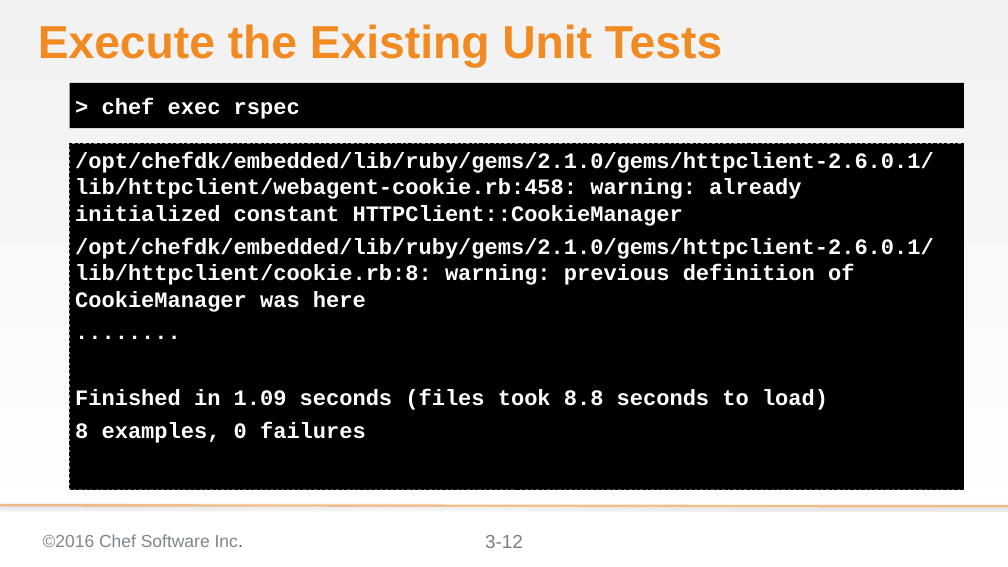
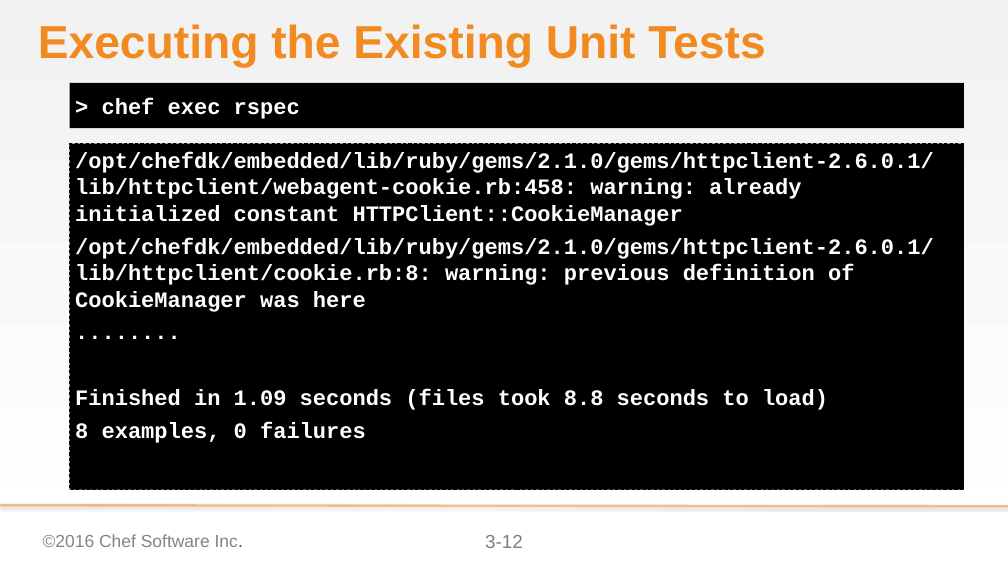
Before and after one commit to chef-training/extending_cookbooks, a slide deck: slide 12 of 03-creating_a_custom_resource-linux.pptx. Drawn at 1008x567 pixels with LibreOffice and Linux fonts; fonts in the diff are those of the drawing; background and template pictures are left out. Boxes give left, top, right and bottom in pixels: in the first picture for what was removed or moved away, otherwise in the second. Text is boxed around its words. In the diff, an @@ line names an element or a change of style, - is before the commit and + after.

Commit message:
Updates to the 03 module to add remaining titles

```diff
--- a/03-creating_a_custom_resource-linux.pptx
+++ b/03-creating_a_custom_resource-linux.pptx
@@ title at (38,24,765,68): text changed @@
-Execute the Existing Unit Tests
+Executing the Existing Unit Tests
```
Also in this commit, not shown: 43 other slides changed.
